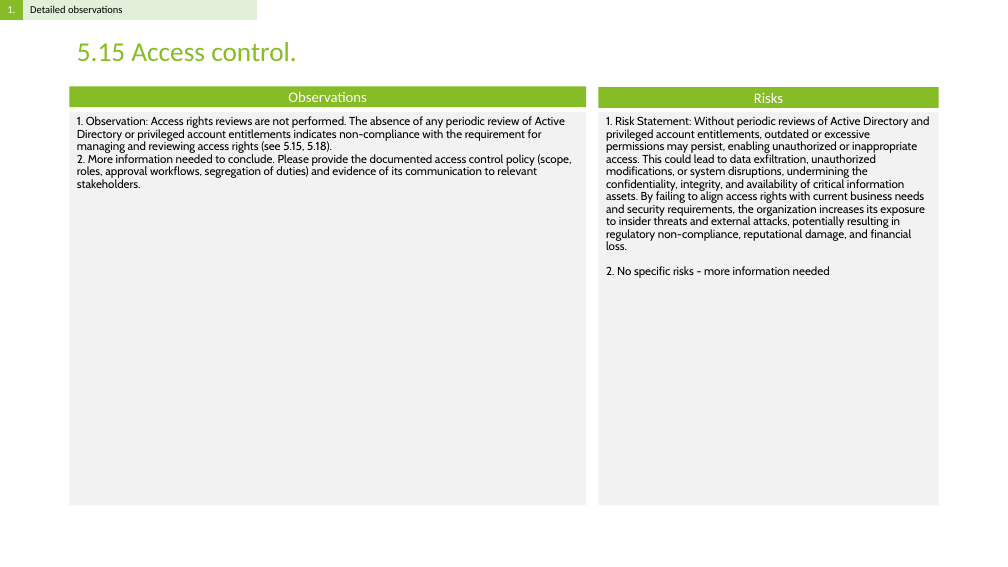
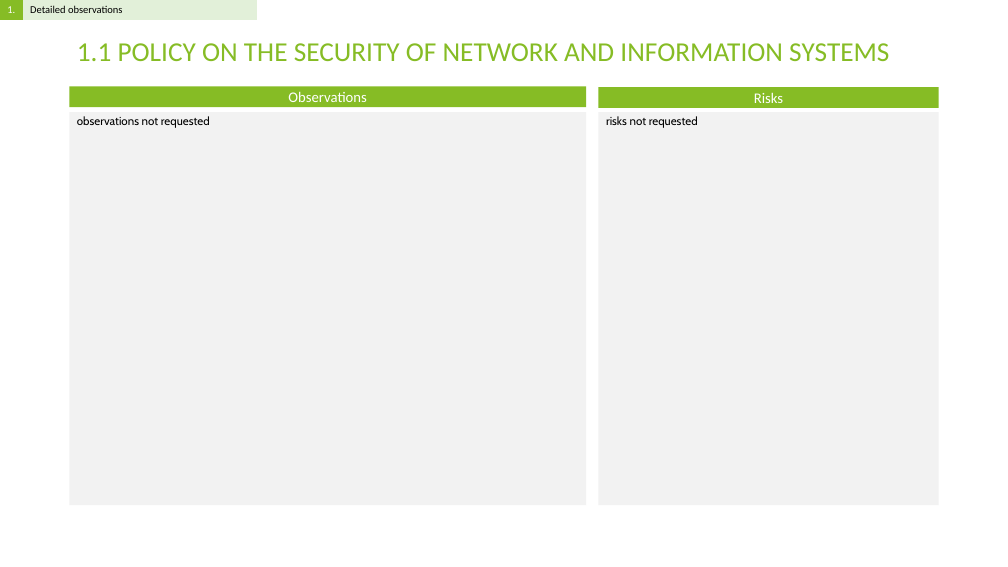
Before and after one commit to Rokas01/tprm, a slide deck: slide 3 of filename.pptx. Drawn at 1008x567 pixels with LibreOffice and Linux fonts; fonts in the diff are those of the drawing. Boxes give left, top, right and bottom in pixels: in the first picture for what was removed or moved away, otherwise in the second. Text is boxed around its words. In the diff, an @@ line names an element or a change of style, - is before the commit and + after.

```diff
--- a/filename.pptx
+++ b/filename.pptx
@@ title at bbox=[77, 43, 889, 61]: text changed @@
-5.15 Access control.
+1.1 POLICY ON THE SECURITY OF NETWORK AND INFORMATION SYSTEMS
@@ text at bbox=[77, 116, 210, 128]: text changed @@
-1. Observation: Access rights reviews are not performed. The absence of any periodic review of Active Directory or privileged account entitlements indicates non-compliance with the requirement for managing and reviewing access rights (see 5.15, 5.18).
-2. More information needed to conclude. Please provide the documented access control policy (scope, roles, approval workflows, segregation of duties) and evidence of its communication to relevant stakeholders.
+observations not requested
@@ text at bbox=[606, 116, 698, 128]: text changed @@
-1. Risk Statement: Without periodic reviews of Active Directory and privileged account entitlements, outdated or excessive permissions may persist, enabling unauthorized or inappropriate access. This could lead to data exfiltration, unauthorized modifications, or system disruptions, undermining the confidentiality, integrity, and availability of critical information assets. By failing to align access rights with current business needs and security requirements, the organization increases its exposure to insider threats and external attacks, potentially resulting in regulatory non-compliance, reputational damage, and financial loss.
-2. No specific risks - more information needed
+risks not requested
```
Also in this commit, not shown: 7 other slides changed, 93 slides added, 11 slides removed, 2 other files.
